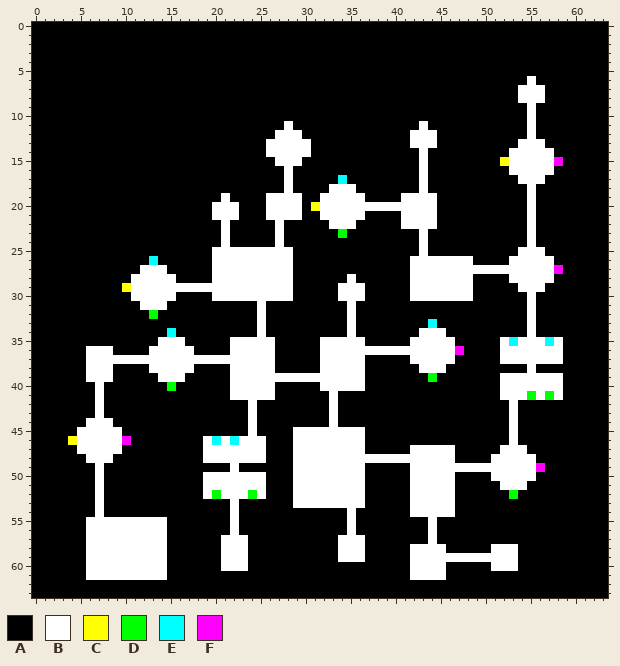
Edited in one commit: pixel-art sprite (Assets/DungeonAssets/Image/LayoutMap.png). The picture above is the old version.
The file is 64x64 pixels.
Palette (. is transparent): A #000000  B #ffffff  C #ffff00  D #00ff00  E #00ffff  F #ff00ff
Pixels before (only the part around the change), first column x 0:
 0 AAAAAAAAAAAAAAAAAAAAAAAAAAAAAAAAAAAAAAAAAAAAAAAAAAAAAAAAAAAAAAAA
 1 AAAAAAAAAAAAAAAAAAAAAAAAAAAAAAAAAAAAAAAAAAAAAAAAAAAAAAAAAAAAAAAA
 2 AAAAAAAAAAAAAAAAAAAAAAAAAAAAAAAAAAAAAAAAAAAAAAAAAAAAAAAAAAAAAAAA
 3 AAAAAAAAAAAAAAAAAAAAAAAAAAAAAAAAAAAAAAAAAAAAAAAAAAAAAAAAAAAAAAAA
 4 AAAAAAAAAAAAAAAAAAAAAAAAAAAAAAAAAAAAAAAAAAAAAAAAAAAAAAAAAAAAAAAA
 5 AAAAAAAAAAAAAAAAAAAAAAAAAAAAAAAAAAAAAAAAAAAAAAAAAAAAAAAAAAAAAAAA
 6 AAAAAAAAAAAAAAAAAAAAAAAAAAAAAAAAAAAAAAAAAAAAAAAAAAAAAAABAAAAAAAA
 7 AAAAAAAAAAAAAAAAAAAAAAAAAAAAAAAAAAAAAAAAAAAAAAAAAAAAAABBBAAAAAAA
 8 AAAAAAAAAAAAAAAAAAAAAAAAAAAAAAAAAAAAAAAAAAAAAAAAAAAAAABBBAAAAAAA
 9 AAAAAAAAAAAAAAAAAAAAAAAAAAAAAAAAAAAAAAAAAAAAAAAAAAAAAAABAAAAAAAA
10 AAAAAAAAAAAAAAAAAAAAAAAAAAAAAAAAAAAAAAAAAAAAAAAAAAAAAAABAAAAAAAA
11 AAAAAAAAAAAAAAAAAAAAAAAAAAAABAAAAAAAAAAAAAABAAAAAAAAAAABAAAAAAAA
12 AAAAAAAAAAAAAAAAAAAAAAAAAAABBBAAAAAAAAAAAABBBAAAAAAAAAABAAAAAAAA
13 AAAAAAAAAAAAAAAAAAAAAAAAAABBBBBAAAAAAAAAAABBBAAAAAAAAABBBAAAAAAA
14 AAAAAAAAAAAAAAAAAAAAAAAAAABBBBBAAAAAAAAAAAABAAAAAAAAABBBBBAAAAAA
15 AAAAAAAAAAAAAAAAAAAAAAAAAAABBBAAAAAAAAAAAAABAAAAAAAACBBBBBFAAAAA
16 AAAAAAAAAAAAAAAAAAAAAAAAAAAABAAAAAAAAAAAAAABAAAAAAAAABBBBBAAAAAA
17 AAAAAAAAAAAAAAAAAAAAAAAAAAAABAAAAAEAAAAAAAABAAAAAAAAAABBBAAAAAAA
18 AAAAAAAAAAAAAAAAAAAAAAAAAAAABAAAABBBAAAAAAABAAAAAAAAAAABAAAAAAAA
19 AAAAAAAAAAAAAAAAAAAAABAAAABBBBAABBBBBAAAABBBBAAAAAAAAAABAAAAAAAA
20 AAAAAAAAAAAAAAAAAAAABBBAAABBBBACBBBBBBBBBBBBBAAAAAAAAAABAAAAAAAA
21 AAAAAAAAAAAAAAAAAAAABBBAAABBBBAABBBBBAAAABBBBAAAAAAAAAABAAAAAAAA
22 AAAAAAAAAAAAAAAAAAAAABAAAAABAAAAABBBAAAAABBBBAAAAAAAAAABAAAAAAAA
23 AAAAAAAAAAAAAAAAAAAAABAAAAABAAAAAADAAAAAAAABAAAAAAAAAAABAAAAAAAA
24 AAAAAAAAAAAAAAAAAAAAABAAAAABAAAAAAAAAAAAAAABAAAAAAAAAAABAAAAAAAA
25 AAAAAAAAAAAAAAAAAAAABBBBBBBBBAAAAAAAAAAAAAABAAAAAAAAAABBBAAAAAAA
26 AAAAAAAAAAAAAEAAAAAABBBBBBBBBAAAAAAAAAAAAABBBBBBBAAAABBBBBAAAAAA
27 AAAAAAAAAAAABBBAAAAABBBBBBBBBAAAAAAAAAAAAABBBBBBBBBBBBBBBBFAAAAA
28 AAAAAAAAAAABBBBBAAAABBBBBBBBBAAAAAABAAAAAABBBBBBBAAAABBBBBAAAAAA
29 AAAAAAAAAACBBBBBBBBBBBBBBBBBBAAAAABBBAAAAABBBBBBBAAAAABBBAAAAAAA
30 AAAAAAAAAAABBBBBAAAABBBBBBBBBAAAAABBBAAAAABBBBBBBAAAAAABAAAAAAAA
31 AAAAAAAAAAAABBBAAAAAAAAAABAAAAAAAAABAAAAAAAAAAAAAAAAAAABAAAAAAAA
32 AAAAAAAAAAAAADAAAAAAAAAAABAAAAAAAAABAAAAAAAAAAAAAAAAAAABAAAAAAAA
33 AAAAAAAAAAAAAAAAAAAAAAAAABAAAAAAAAABAAAAAAAAEAAAAAAAAAABAAAAAAAA
34 AAAAAAAAAAAAAAAEAAAAAAAAABAAAAAAAAABAAAAAAABBBAAAAAAAAABAAAAAAAA
35 AAAAAAAAAAAAAABBBAAAAABBBBBAAAAABBBBBAAAAABBBBBAAAAABEBBBEBAAAAA
36 AAAAAABBBAAAABBBBBAAAABBBBBAAAAABBBBBBBBBBBBBBBFAAAABBBBBBBAAAAA
37 AAAAAABBBBBBBBBBBBBBBBBBBBBAAAAABBBBBAAAAABBBBBAAAAABBBBBBBAAAAA
38 AAAAAABBBAAAABBBBBAAAABBBBBAAAAABBBBBAAAAAABBBAAAAAAAAABAAAAAAAA
39 AAAAAABBBAAAAABBBAAAAABBBBBBBBBBBBBBBAAAAAAADAAAAAAABBBBBBBAAAAA
40 AAAAAAABAAAAAAADAAAAAABBBBBAAAAABBBBBAAAAAAAAAAAAAAABBBBBBBAAAAA
41 AAAAAAABAAAAAAAAAAAAAABBBBBAAAAAABAAAAAAAAAAAAAAAAAABBBDBDBAAAAA
42 AAAAAAABAAAAAAAAAAAAAAAABAAAAAAAABAAAAAAAAAAAAAAAAAAABAAAAAAAAAA
43 AAAAAAABAAAAAAAAAAAAAAAABAAAAAAAABAAAAAAAAAAAAAAAAAAABAAAAAAAAAA
44 AAAAAABBBAAAAAAAAAAAAAAABAAAAAAAABAAAAAAAAAAAAAAAAAAABAAAAAAAAAA
45 AAAAABBBBBAAAAAAAAAAAAAABAAAABBBBBBBBAAAAAAAAAAAAAAAABAAAAAAAAAA
46 AAAACBBBBBFAAAAAAAABEBEBBBAAABBBBBBBBAAAAAAAAAAAAAAAABAAAAAAAAAA
47 AAAAABBBBBAAAAAAAAABBBBBBBAAABBBBBBBBAAAAABBBBBAAAAABBBAAAAAAAAA
48 AAAAAABBBAAAAAAAAAABBBBBBBAAABBBBBBBBBBBBBBBBBBAAAABBBBBAAAAAAAA
49 AAAAAAABAAAAAAAAAAAAAABAAAAAABBBBBBBBAAAAABBBBBBBBBBBBBBFAAAAAAA
50 AAAAAAABAAAAAAAAAAABBBBBBBAAABBBBBBBBAAAAABBBBBAAAABBBBBAAAAAAAA
51 AAAAAAABAAAAAAAAAAABBBBBBBAAABBBBBBBBAAAAABBBBBAAAAABBBAAAAAAAAA
52 AAAAAAABAAAAAAAAAAABDBBBDBAAABBBBBBBBAAAAABBBBBAAAAAADAAAAAAAAAA
53 AAAAAAABAAAAAAAAAAAAAABAAAAAABBBBBBBBAAAAABBBBBAAAAAAAAAAAAAAAAA
54 AAAAAAABAAAAAAAAAAAAAABAAAAAAAAAAAABAAAAAABBBBBAAAAAAAAAAAAAAAAA
55 AAAAAABBBBBBBBBAAAAAAABAAAAAAAAAAAABAAAAAAAABAAAAAAAAAAAAAAAAAAA
56 AAAAAABBBBBBBBBAAAAAAABAAAAAAAAAAAABAAAAAAAABAAAAAAAAAAAAAAAAAAA
57 AAAAAABBBBBBBBBAAAAAABBBAAAAAAAAAABBBAAAAAAABAAAAAAAAAAAAAAAAAAA
58 AAAAAABBBBBBBBBAAAAAABBBAAAAAAAAAABBBAAAAABBBBAAAAABBBAAAAAAAAAA
59 AAAAAABBBBBBBBBAAAAAABBBAAAAAAAAAABBBAAAAABBBBBBBBBBBBAAAAAAAAAA
60 AAAAAABBBBBBBBBAAAAAABBBAAAAAAAAAAAAAAAAAABBBBAAAAABBBAAAAAAAAAA
61 AAAAAABBBBBBBBBAAAAAAAAAAAAAAAAAAAAAAAAAAABBBBAAAAAAAAAAAAAAAAAA
62 AAAAAAAAAAAAAAAAAAAAAAAAAAAAAAAAAAAAAAAAAAAAAAAAAAAAAAAAAAAAAAAA
63 AAAAAAAAAAAAAAAAAAAAAAAAAAAAAAAAAAAAAAAAAAAAAAAAAAAAAAAAAAAAAAAA
The same view after the edit:
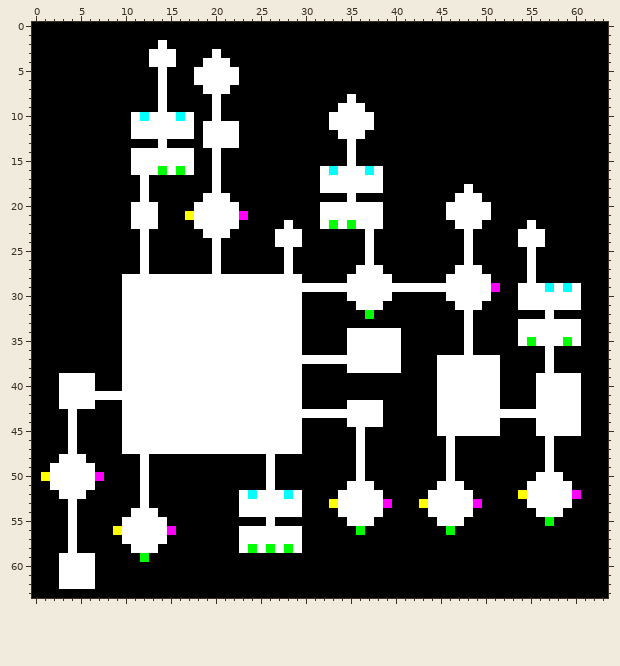
Change:
Changed rows in their new state; - is an unchanged pixel.
first column x 1:
 2 -------------B----------------------------------------------
 3 ------------BBB----B----------------------------------------
 4 ------------BBB---BBB---------------------------------------
 5 -------------B---BBBBB--------------------------------------
 6 -------------B---BBBBB--------------------------------A-----
 7 -------------B----BBB--------------------------------AAA----
 8 -------------B-----B--------------B------------------AAA----
 9 -------------B-----B-------------BBB------------------A-----
10 ----------BEBBBEB--B------------BBBBB-----------------A-----
11 ----------BBBBBBB-BBBB-----A----BBBBB-----A-----------A-----
12 ----------BBBBBBB-BBBB----AAA----BBB-----AAA----------A-----
13 -------------B----BBBB---AAAAA----B------AAA---------AAA----
14 ----------BBBBBBB--B-----AAAAA----B-------A---------AAAAA---
15 ----------BBBBBBB--B------AAA-----B-------A--------AAAAAAA--
16 ----------BBBDBDB--B-------A---BEBBBEB----A---------AAAAA---
17 -----------B-------B-------A---BBBBBBB----A----------AAA----
18 -----------B-------B-------A---B---BBB----A----B------A-----
19 -----------B------BB-----AAAA--AAA-A----AAAA--BBB-----A-----
20 ----------BBB----BB------AAAA-A-------AAAAAA-BBBBB----A-----
21 ----------BBB---CBB---F--AAAA-------BB--AAAA-BBBBB----A-----
22 ----------BBB----BBB-B----AB---BD-DBBB--AAAA--BBB-----------
23 -----------B------BB-------BB----A--B-----A----B-----B-B----
24 -----------B-------BA------BB-------B-----A----B-----B-B----
25 -----------B--------AAAAAAA---------B-----A----B-----A-A----
26 -----------BA-------AAAAAAA---------B----AAAAAA-----AA-AA---
27 ------------AA------AAAAAAA--------BBB---AAAAA---AAAAA-AAA--
28 ---------B-----BBBB---------B------BBBB--AAAA---BB--AA-AA---
29 ---------B------------------BBBBB---BBBBB-------BBF-----EBEB
30 ---------B-----BBBB---------B----A--BBB--AAAA---BB---B-BBBBB
31 ---------BB---BBBBBBBBBB-BBBB-----ABBB--------BBB----B-BBBBB
32 ---------BBBBBBBBBBBBBBB-BBBB-----A-D----------B------A-B---
33 ---------BBBBBBBBBBBBBBB-BBBB-----A--------A---B-----B-BBBBB
34 ---------BBBBBBBBBBBBBBB-BBBB------BBBBB--AAA--B-----B-BBBBB
35 ---------BBBB---BBBBB-----BBB--AAA--BBBB-AAAAA-B---AA-D-B-DB
36 -----AAA-BBB-----BBBB-----BBB--AAA------AAAAAAAB---AAAAA-A--
37 -----AAAA-----------------BBBBB-----BBBB-AAA--BBBBBAAAAA-A--
38 -----AAA-BBB-----BBBB-----BBB--AAA--BBBB--AA-BBBBBB---A-B---
39 --BBB-AA-BBBB---BBBBB--------AAAAAAA-------ABBBBBBBAAAA---BB
40 --BBBBA--BBBBBBBBBBBB-----BBB--AAAAA--------BBBBBBBAAAA---BB
41 --BBBB-BBBBBBBBBBBBBB-----BBB---A-----------BBBBBBBAAAA-B-BB
42 --BBBBA--BBBBBBBBBBBBBB-BBBBB---A-BBBB------BBBBBBB-A--BBBBB
43 ---B--A--BBBBBBBBBBBBBB-BBBBBBBB-BBBBB------BBBBBBBB-BBBBBBB
44 ---B-AAA-BBBBBBBBBBBBBB-BBBBB---A-BBBB------BBBBBBB-A--BBBBB
45 ---BAAAAABBBBBBBBBBBBBB-BBBB-AAAAAA---------BBBBBBB-A--BBBBB
46 ---BAAAAABBBBBBBBB-B-B---BBB-AAAAAA----------B------A---B---
47 ---BAAAAABBBBBBBBB-------BBB-AAAAAA------AAAA------AAA--B---
48 --BBBAAA---B------AAAAAAAB--AAAAAAA-AAAAAAAAA-----AAAAA-B---
49 -BBBBBA----B---------A---B--AAAAAAA------AAAA-AAAAAAAAAAB---
50 CBBBBBF----B------AAAAAAAB--AAAAAAA------AAAA-----AAAAABBB--
51 -BBBBBA----B------AAAAAAAB--AAAAAA--B----AAA--B----AAABBBBB-
52 --BBB-A----B------AAAA-E-BBE-AAAA---BB---AA---BB----ACBBBBBF
53 ---B--A----B---------ABBBBBB-AAAC---BBF--AC---BBF-----BBBBB-
54 ---B--A---BBB--------ABBBBBBB----B-BBB---AA---BB-------BBB--
55 ---B-AAAA------------A---B---------BB------ABBB---------D---
56 ---B-AAAC-----F------ABBBBBBB-----AD-------A-D--------------
57 ---B-AAAA-----------AA-BBBBBB----AAA-------A----------------
58 ---B-AAAAA---A------AA-DBDBDB----AAA-----AAAA-----AAA-------
59 --BBB-AAAAADAA------AAA----------AAA-----AAAAAAAAAAAA-------
60 --BBB-AAAAAAAA------AAA------------------AAAA-----AAA-------
61 --BBB-AAAAAAAA---------------------------AAAA---------------
62 --BBBB------------------------------------------------------
Changed places in both pictures, as pixel boxes (x1, y1, x2, y2):
changed: (41, 40, 581, 589)
